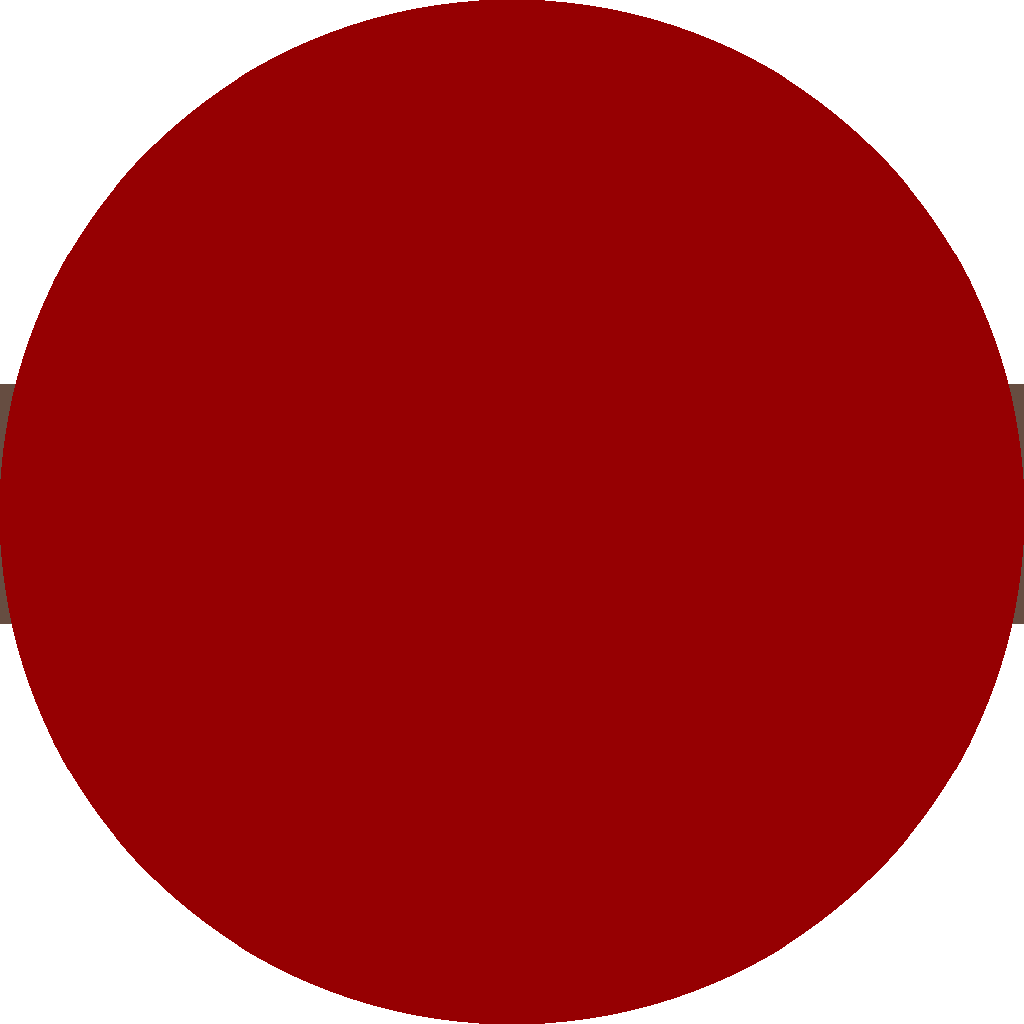
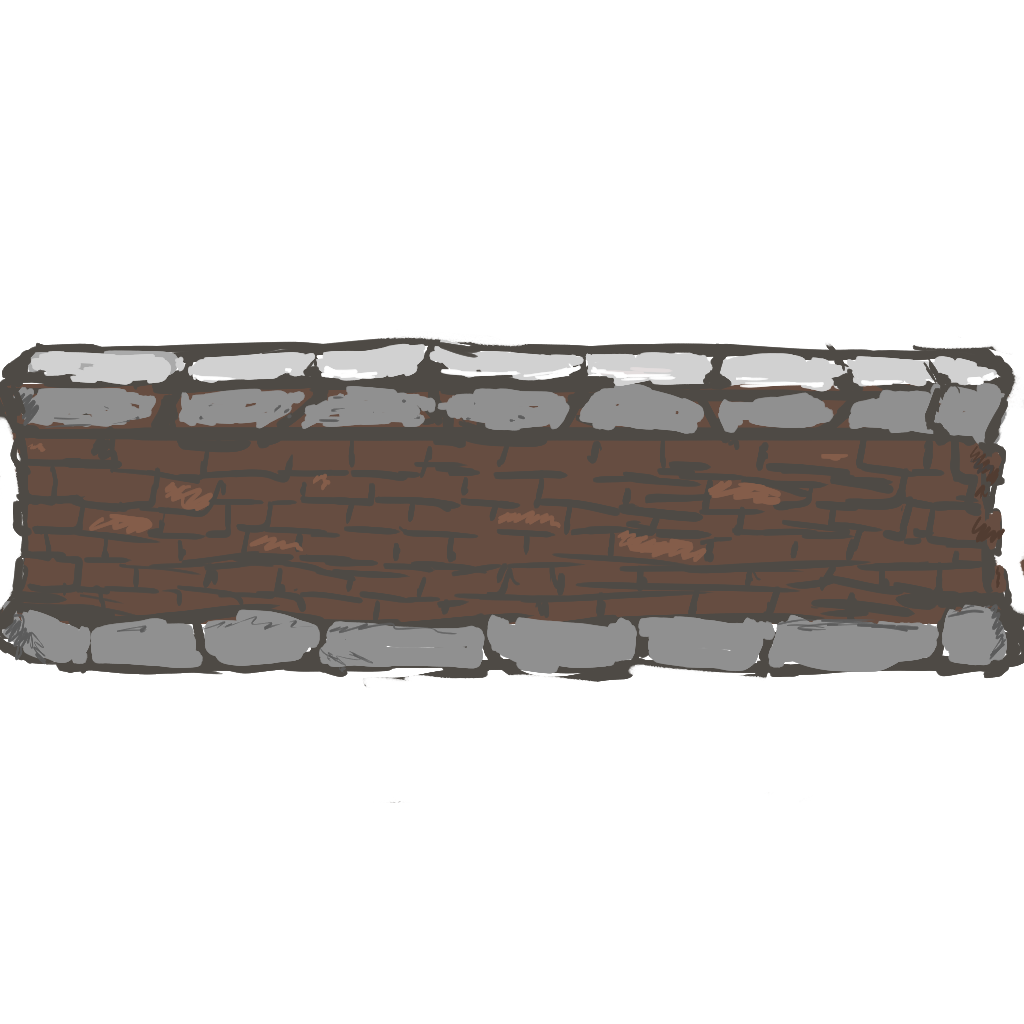
Layers edited between the first and the second 1024px x 1024px image:
hid "Fireball" over [0, 0, 1024, 1024]
painted on "Platform" over [0, 329, 1024, 803]
